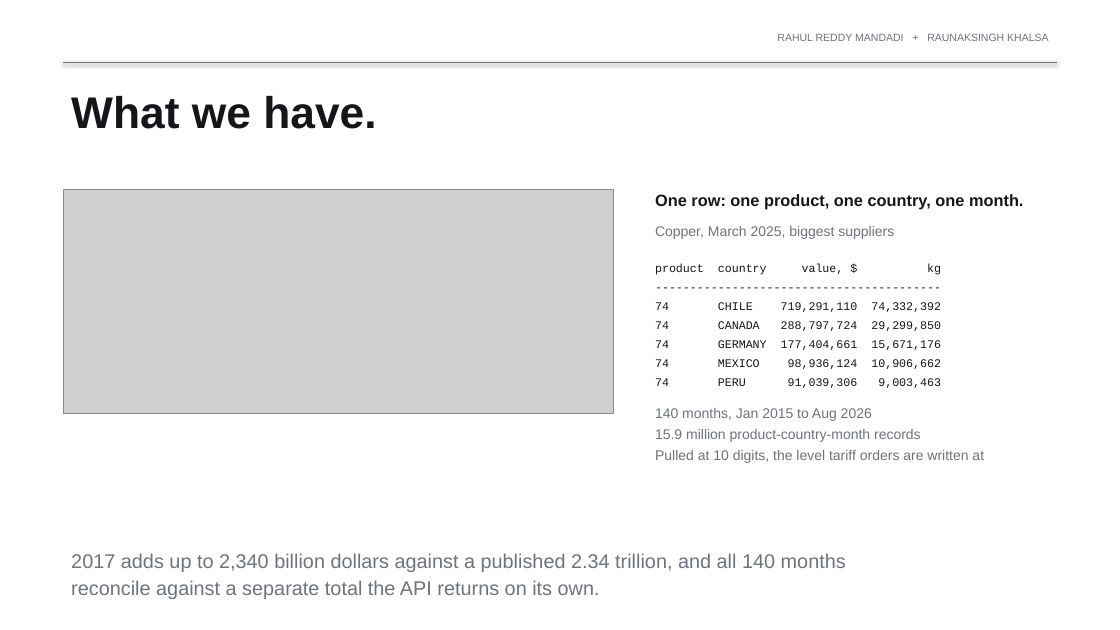
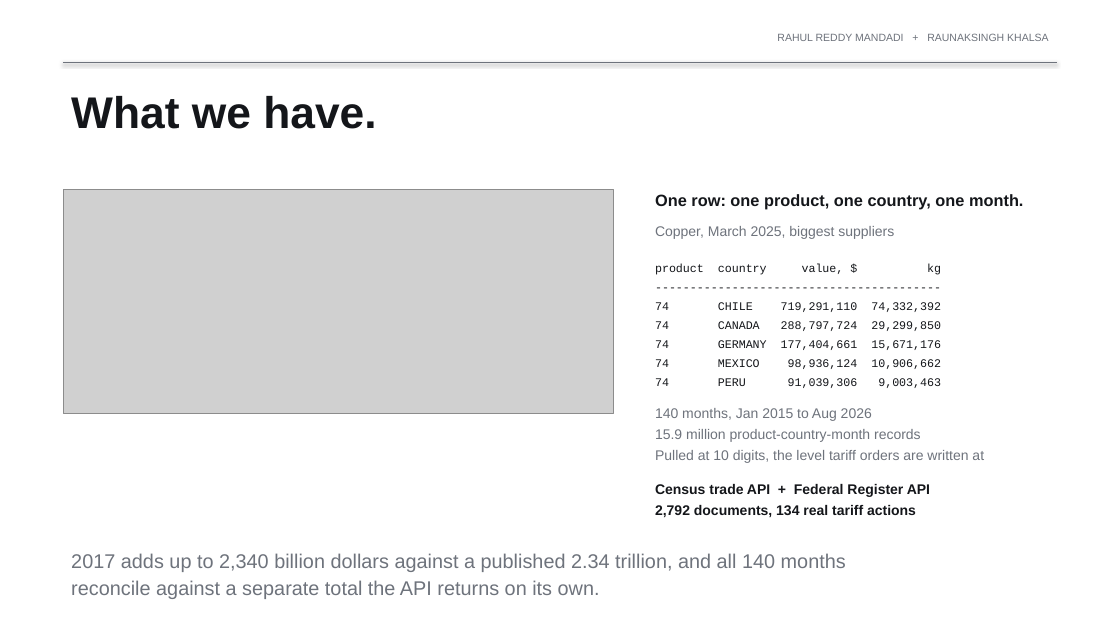
Before and after one commit to rahul-mandadi/tariff-rush, a slide deck: slide 5 of slides/Mandadi_Khalsa_Presentation1.pptx. Drawn at 1120x630 pixels with LibreOffice and Linux fonts; fonts in the diff are those of the drawing; grey boxes stand for pictures. Boxes give left, top, right and bottom in pixels: in the first picture for what was removed or moved away, otherwise in the second. Text is boxed around its words. In the diff, an @@ line names an element or a change of style, - is before the commit and + after.

```diff
--- a/slides/Mandadi_Khalsa_Presentation1.pptx
+++ b/slides/Mandadi_Khalsa_Presentation1.pptx
@@ text added at (x1=655, y1=484, x2=930, y2=517), 12 pt, text #14161A, bold @@
+Census trade API + Federal Register API
+2,792 documents, 134 real tariff actions
```
Also in this commit, not shown: 3 other slides changed, 1 other file.
